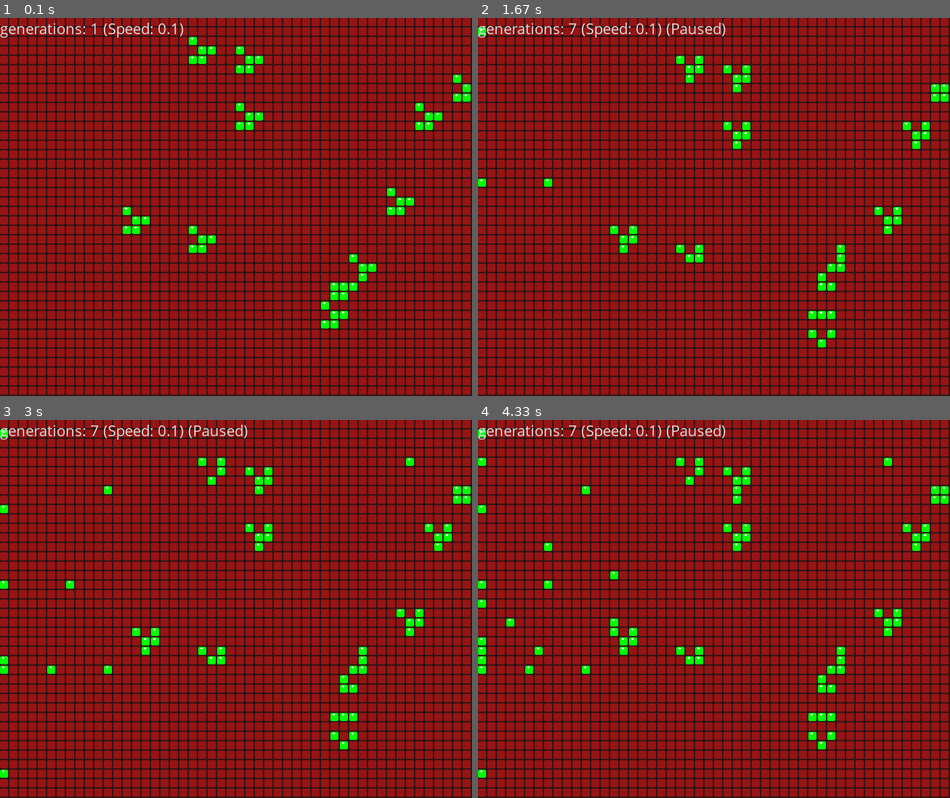
Above: before the commit, frames 1-4 (two rows, left to right).
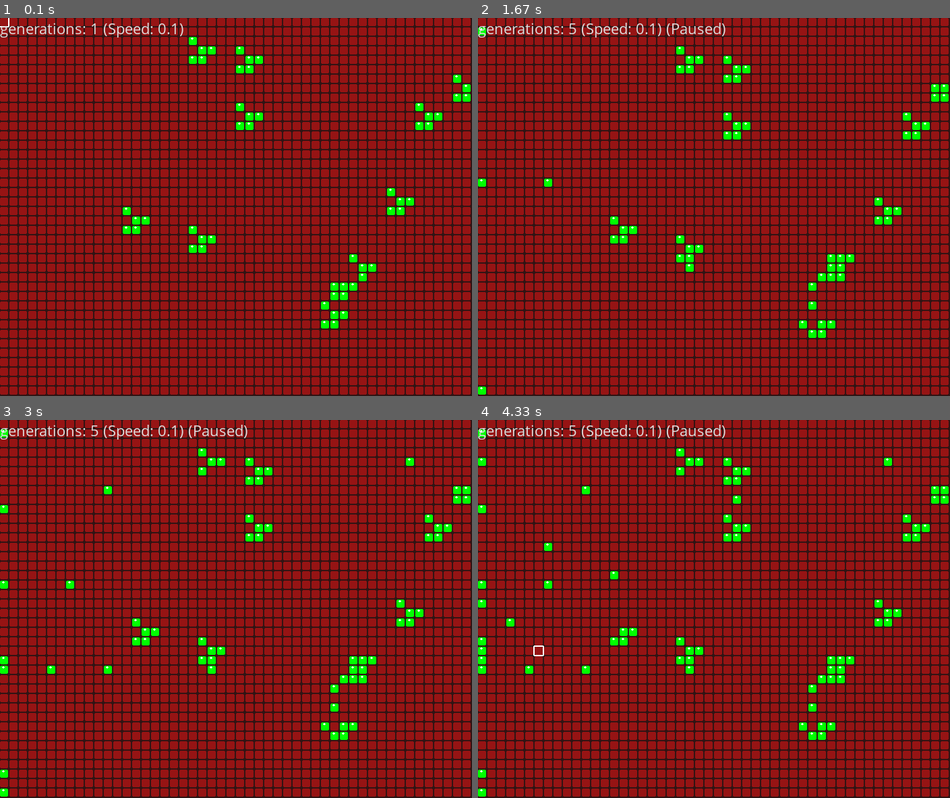
Above: after the commit, the same moments.

Repository: maux96/life_game_python
Game: pygame game, started from src/main.py
The game is run twice, just before and just after one commit, with the same random seed, the same clock (stepped at 60 frames per second) and the same inputs.
Inputs (mouse positions are in pixels of both pictures, inside the frame that each line leads up to):
- Up to frame 1 (0.1 s): no input
- Up to frame 2 (1.67 s): press the mouse at (482, 392) at 0.37 s; move the mouse to (525, 271) at 0.47 s; release the mouse at (567, 150) at 0.6 s; tap Space at 0.67 s; press the mouse at (482, 184) at 1.03 s; move the mouse to (685, 267) at 1.13 s; release the mouse at (893, 350) at 1.27 s; press the mouse at (482, 33) at 1.37 s; move the mouse to (544, 180) at 1.47 s; release the mouse at (610, 327) at 1.6 s
- Up to frame 3 (3 s): press the mouse at (4, 669) at 1.7 s; move the mouse to (51, 669) at 1.8 s; release the mouse at (103, 669) at 1.93 s; press the mouse at (4, 661) at 2.03 s; move the mouse to (207, 563) at 2.13 s; release the mouse at (410, 465) at 2.27 s; press the mouse at (4, 510) at 2.37 s; move the mouse to (108, 488) at 2.47 s; release the mouse at (212, 469) at 2.6 s; press the mouse at (4, 775) at 2.7 s; move the mouse to (179, 639) at 2.8 s; release the mouse at (354, 503) at 2.93 s
- Up to frame 4 (4.33 s): press the mouse at (482, 650) at 3.03 s; move the mouse to (614, 616) at 3.13 s; release the mouse at (751, 586) at 3.27 s; press the mouse at (482, 461) at 3.37 s; move the mouse to (548, 544) at 3.47 s; release the mouse at (614, 624) at 3.6 s; press the mouse at (482, 643) at 3.7 s; move the mouse to (610, 571) at 3.8 s; release the mouse at (737, 503) at 3.93 s; press the mouse at (482, 605) at 4.03 s; move the mouse to (511, 624) at 4.13 s; release the mouse at (544, 646) at 4.27 s

The runs differ from the first frame. In frame 1, less than 0.1% of the frame differs, in the area x 0-2%, y 0-3%; in frame 2, 2.2%; in frame 3, 2.2%; in frame 4, 2.3%, in the area x 0-96%, y 1-100%.

Commit message:
Semi pause and border

Diff:
--- a/src/pygame_rendering.py
+++ b/src/pygame_rendering.py
@@ -26,7 +26,14 @@
         if ROUNDED and not is_dead  :
             pygame.draw.ellipse(screen,(255,255,255),pygame.Rect(xx+3,yy+1,SIZE/3,3))
 
-    def is_clicked(self, mouse_x, mouse_y):
+    def draw_border(self, screen):
+        if self.is_hover(*pygame.mouse.get_pos()):
+            xx = self.x * SIZE + (self.x-1) * GAP
+            yy = self.y*SIZE+(self.y-1)*GAP
+            pygame.draw.rect(screen, (255,255,255), (xx,yy,int(SIZE+GAP*2), int(SIZE+GAP*2)),2,
+                         border_radius=2 if ROUNDED else 0 )
+            pass
+    def is_hover(self, mouse_x, mouse_y):
         if (self.x*SIZE+ self.x * GAP < mouse_x < (self.x+1)*SIZE + self.x * GAP) and\
             (self.y*SIZE+ self.y * GAP < mouse_y < (self.y+1)*SIZE+ self.y * GAP ):
             return True
@@ -82,22 +89,25 @@
 
 async def pygame_event_loop(life_game: LifeGame, screen, clickable_cells:list[list[PyGameCell]]):
 
+
+    global semi_paused, paused
     is_clicking=False
     running = True
     while running:
         for event in pygame.event.get():
+
             if event.type == pygame.MOUSEBUTTONDOWN:
                 is_clicking = True
                 change_on_touch(clickable_cells)
+                semi_paused=True
             elif event.type == pygame.MOUSEBUTTONUP:
                 is_clicking = False
+                semi_paused= False
             elif is_clicking :
                 change_on_touch(clickable_cells)
-
             elif event.type == pygame.KEYDOWN:
                 pressed_keys = pygame.key.get_pressed()
                 if pressed_keys[pygame.K_SPACE]:
-                    global paused
                     print(f"Game {'started' if paused  else 'paused'}!")
                     paused=not paused
                 if pressed_keys[pygame.K_ESCAPE] or pressed_keys[pygame.K_q] :
@@ -115,6 +125,7 @@
                     print(f"Speed Decreased! ({TIME})")
 
 
+
         await asyncio.sleep(0.05)
         draw_cells(clickable_cells, screen)
         if not is_text_hidden:
@@ -126,16 +137,17 @@
     mouse_x, mouse_y = pygame.mouse.get_pos()
     for row in clickable_cells:
         for cell in row:
-            if cell.is_clicked(mouse_x, mouse_y) and not cell.is_recently_clicked:
+            if cell.is_hover(mouse_x, mouse_y) and not cell.is_recently_clicked:
                 cell.holly_intervention()
 
 paused = False
+semi_paused = False
 gen_passed = 0
 is_text_hidden = False
 TIME = 0.1
 async def move_across_time(life_game: LifeGame):
      while True:
-        while not paused:
+        while not paused and not semi_paused:
             global gen_passed
             gen_passed +=1
             life_game.next_generation()
@@ -145,6 +157,7 @@
 def draw_current_status(screen):
     font = pygame.font.SysFont('Comic Sans MS', 24)
     content = f"generations: {str(gen_passed)} (Speed: {TIME}) {'(Paused)' if paused else ''}"
+    content += '(Semi-paused)' if not paused and semi_paused else ''
     text = font.render(content, True, TEXT_COLOR)
     screen.blit(text,(0,0))
     pass
@@ -154,3 +167,4 @@
     for row in cells:
         for cell in row:
             cell.draw(screen)
+            cell.draw_border(screen)
